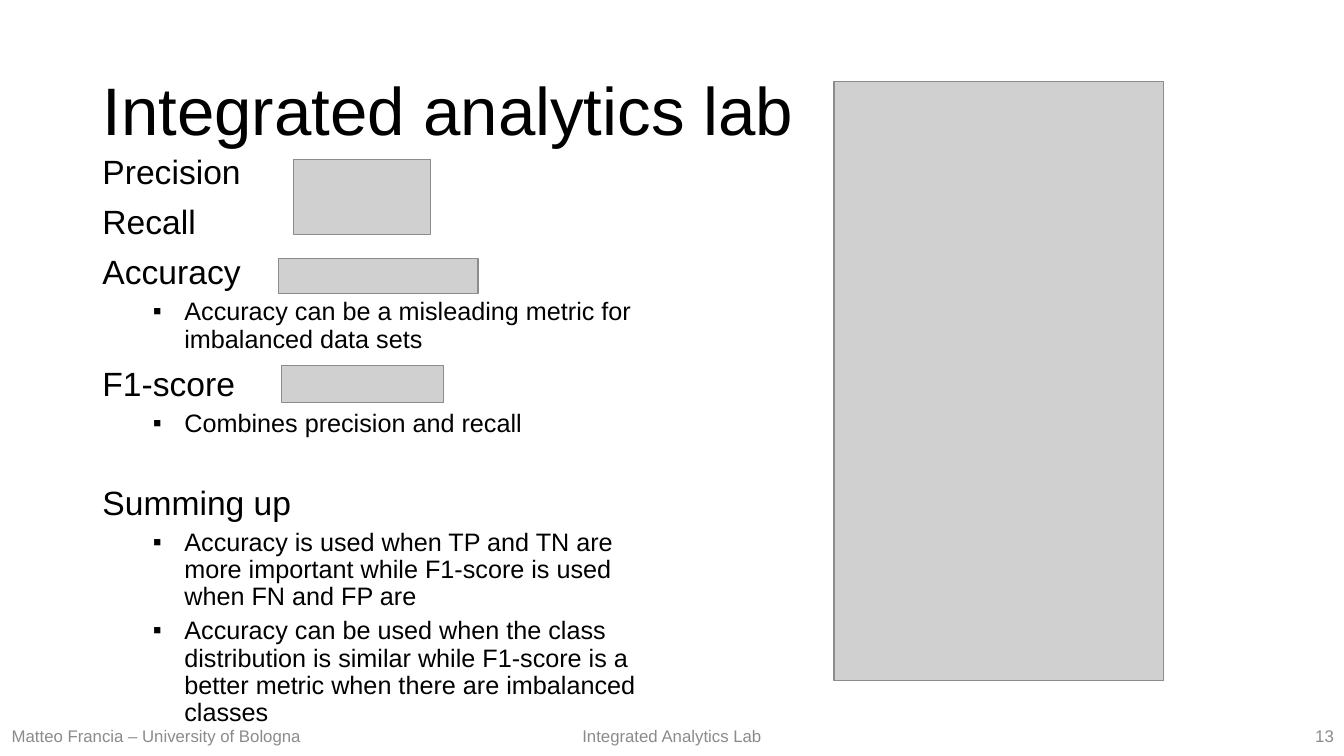
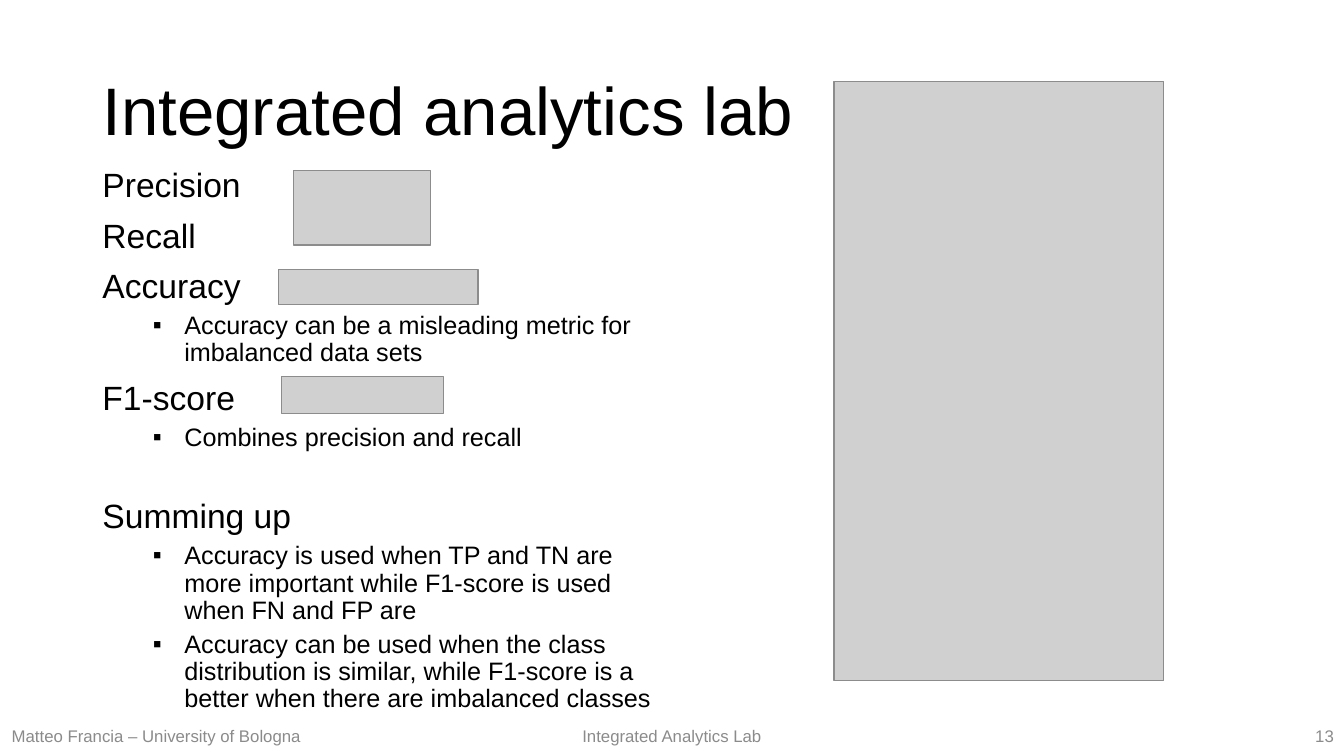
Before and after one commit to w4bo/teaching-handsondatapipelines, a slide deck: slide 13 of 02-MachineLearning/02-slides.pptx. Drawn at 1344x756 pixels with LibreOffice and Linux fonts; fonts in the diff are those of the drawing; grey boxes stand for pictures. Boxes give left, top, right and bottom in pixels: in the first picture for what was removed or moved away, otherwise in the second. Text is boxed around its words. In the diff, an @@ line names an element or a change of style, - is before the commit and + after.

```diff
--- a/02-MachineLearning/02-slides.pptx
+++ b/02-MachineLearning/02-slides.pptx
@@ 3 pictures: place and size @@
-3 pictures at box(278, 159, 478, 402)
+3 pictures at box(278, 170, 478, 412)
@@ text at box(184, 634, 651, 708): text changed @@
-  ▪ Accuracy can be used when the class distribution is similar while F1-score is a better metric when there are imbalanced classes
+  ▪ Accuracy can be used when the class distribution is similar, while F1-score is a better when there are imbalanced classes
```
Also in this commit, not shown: 1 other slide changed, 4 other files.
